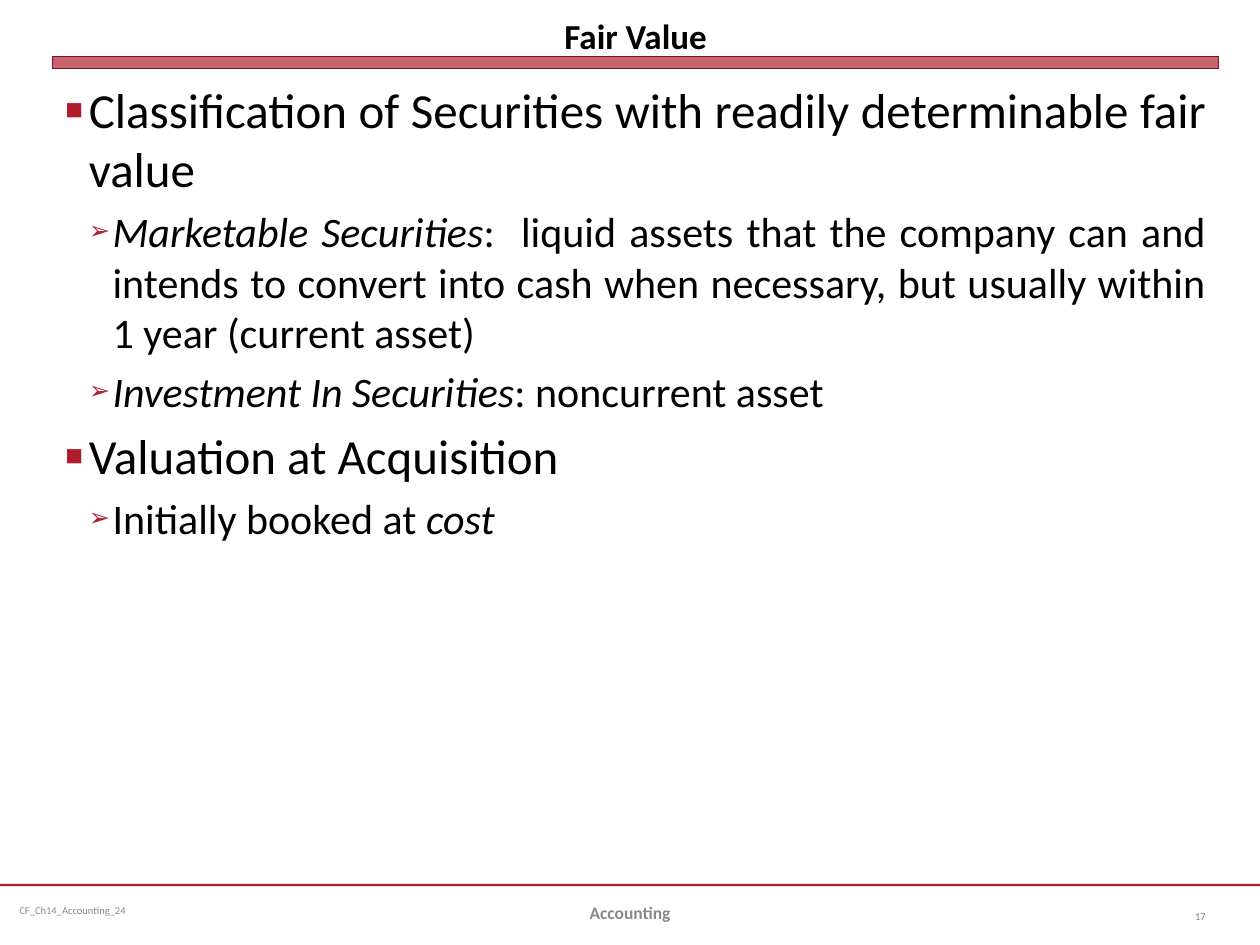
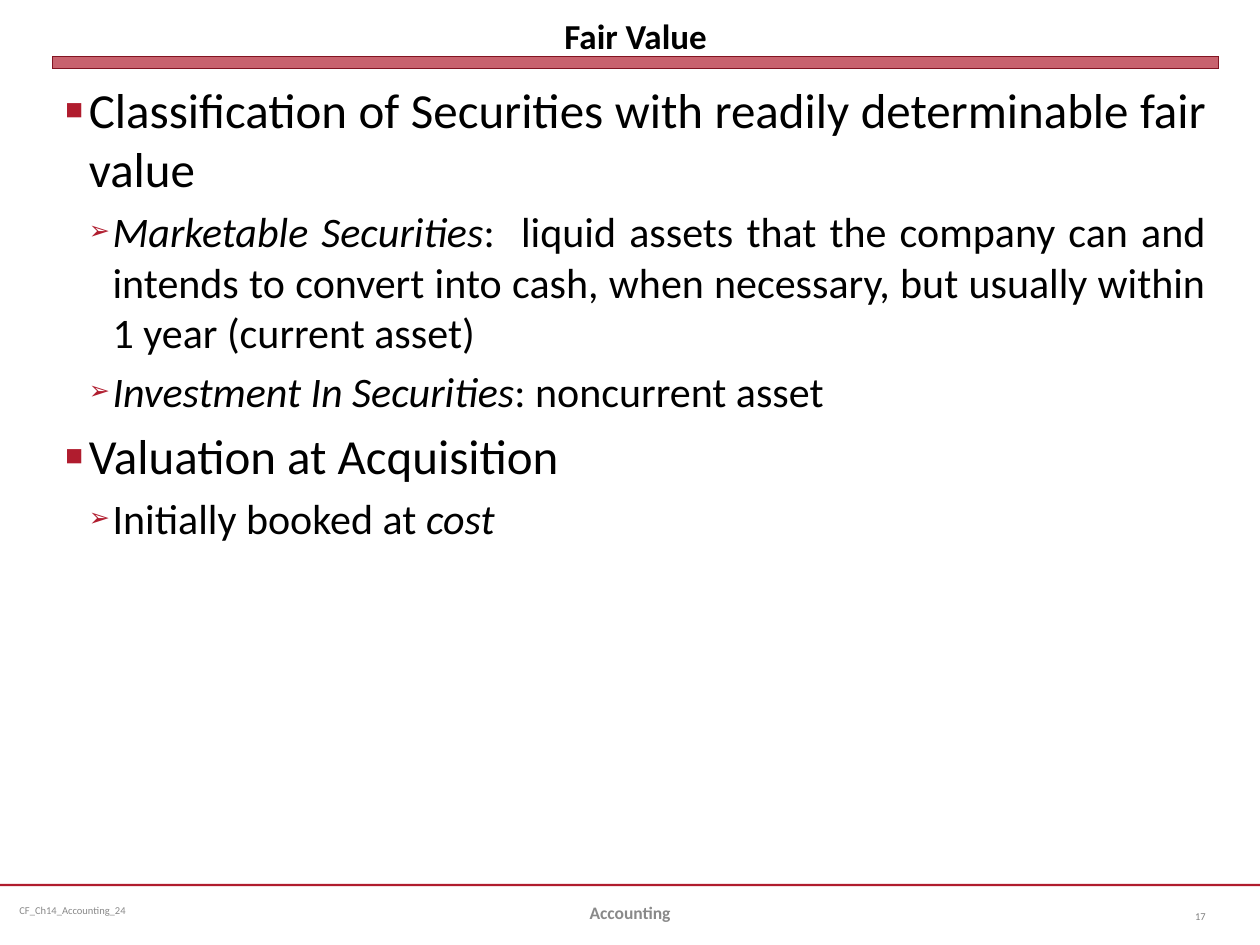
Before and after one commit to jmc877/Corporate-Finance, a slide deck: slide 17 of slides/CF_Ch14_Accounting_24.pptx. Drawn at 1260x945 pixels with LibreOffice and Linux fonts; fonts in the diff are those of the drawing. Boxes give left, top, right and bottom in pixels: in the first picture for what was removed or moved away, otherwise in the second. Text is boxed around its words. In the diff, an @@ line names an element or a change of style, - is before the commit and + after.

```diff
--- a/slides/CF_Ch14_Accounting_24.pptx
+++ b/slides/CF_Ch14_Accounting_24.pptx
@@ text at box(113, 217, 1205, 355): text changed @@
-  ➢ Marketable Securities: liquid assets that the company can and intends to convert into cash when necessary, but usually within 1 year (current asset)
+  ➢ Marketable Securities: liquid assets that the company can and intends to convert into cash, when necessary, but usually within 1 year (current asset)
```
Also in this commit, not shown: 9 other slides changed, 7 other files.
